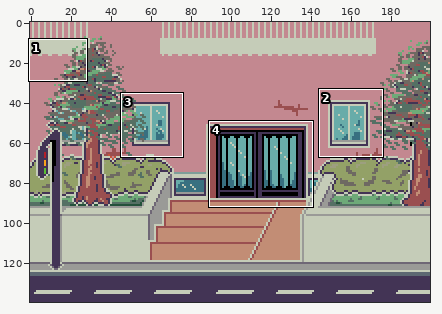
Pixel-art file, stored at July_2021/Home.aseprite. The picture above shows the old version from afar; the outline marks the close-up.
Close-up. As it was:
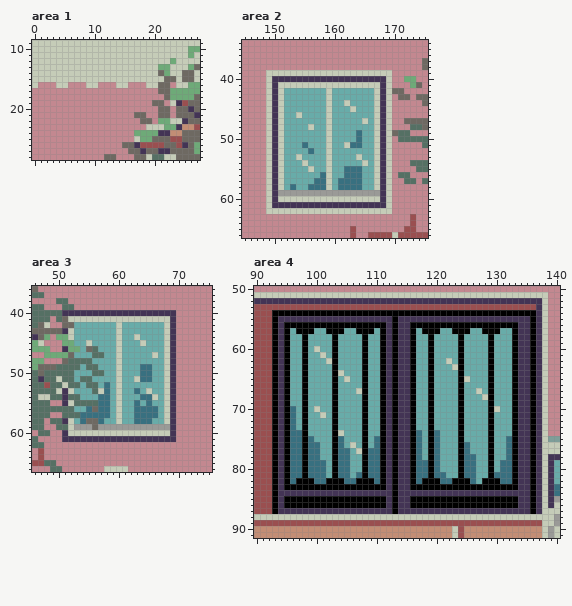
200x140 pixels, 1 frame. Shown: area 1: x 0..27, y 9..28; area 2: x 145..175, y 34..66; area 3: x 46..75, y 36..66; area 4: x 90..140, y 50..91. The commit also changed other parts of the picture, which this record leaves out.
The same view after the edit:
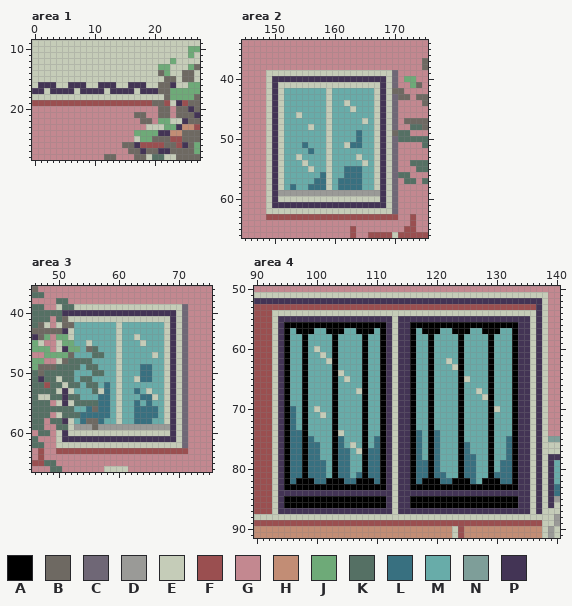
Palette (. is transparent): A #000000  B #6e6962  C #6f6776  D #9a9a97  E #c5ccb8  F #9a4f50  G #c38890  H #c28d75  J #6eaa78  K #557064  L #387080  M #68aca9  N #7e9e99  P #433455
Diff:
Changed rows in their new state; - is an unchanged pixel.
Area 1, layer "Terrace":
first column x 0:
16 -PPP--PPP--PPP--PPP----P
17 PPEPPPPEPPPPEPPPPEPPP---
18 EEEEEEEEEEEEEEEEEEEEEE--
19 FFFFFFFFFFFFFFFFFFFF--F-
Area 2, layer "Terrace":
first column x 149:
39 ---------------------C
40 ---------------------C
41 ---------------------C
43 ---------------------C
44 ---------------------C
45 ---------------------C
46 ---------------------C
47 ---------------------C
48 ---------------------C
50 ---------------------C
51 ---------------------C
52 ---------------------C
53 ---------------------C
54 ---------------------C
55 ---------------------C
56 ---------------------C
57 ---------------------C
58 ---------------------C
59 ---------------------C
60 ---------------------C
61 ---------------------C
62 ---------------------C
63 FFFFFFFFFFFFFFFFFFFFFF
Area 3, layers "Terrace", "BG":
first column x 50:
39 E--EEEEEEEEEEEEEEEEEEC
40 --------------------EC
41 --------------------EC
42 E-------------------EC
43 --------------------EC
44 --------------------EC
45 E-------------------EC
46 E-------------------EC
47 --------------------EC
48 E-------------------EC
49 --------------------EC
50 --------------------EC
51 --------------------EC
52 --------------------EC
53 --------------------EC
54 --------------------EC
55 E-------------------EC
56 --------------------EC
57 E-------------------EC
58 --------------------EC
59 --------------------EC
60 E-------------------EC
61 E-------------------EC
62 EEEEEEEEEEEEEEEEEEEEEC
63 FFFFFFFFFFFFFFFFFFFFFF
Area 4, layer "MainDoor and Windows":
first column x 93:
54 EEEEEEEEEEEEEEEEEEEEEEEEEEEEEEEEEEEEEEEEEEEE
55 E-------------------E----------------------E
56 E-------------------E----------------------E
57 E-------------------E----------------------E
58 E-------------------E----------------------E
59 E-------------------E----------------------E
60 E-------------------E----------------------E
61 E-------------------E----------------------E
62 E-------------------E----------------------E
63 E-------------------E----------------------E
64 E-------------------E----------------------E
65 E-------------------E----------------------E
66 E-------------------E----------------------E
67 E-------------------E----------------------E
68 E-------------------E----------------------E
69 E-------------------E----------------------E
70 E-------------------E----------------------E
71 E-------------------E----------------------E
72 E-------------------E----------------------E
73 E-------------------E----------------------E
74 E-------------------E----------------------E
75 E-------------------E----------------------E
76 E-------------------E----------------------E
77 E-------------------E----------------------E
78 E-------------------E----------------------E
79 E-------------------E----------------------E
80 E-------------------E----------------------E
81 E-------------------E----------------------E
82 E-------------------E----------------------E
83 E-------------------E----------------------E
84 E-------------------E----------------------E
85 E-------------------E----------------------E
86 E-------------------E----------------------E
87 E-------------------E----------------------E
